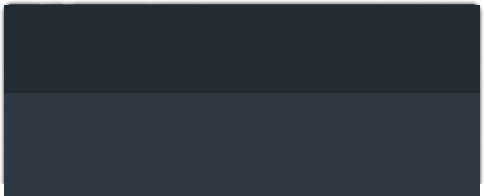
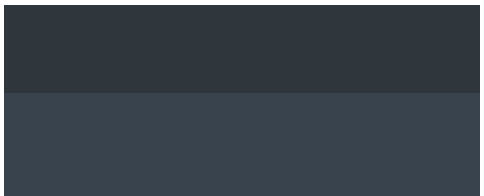
Revision of a layered w=484, h=196 image; what changed, layer by layer:
"Group 1": opacity 100% → 95% over [4, 0, 480, 196]
hid "Layer 0" over [0, 0, 484, 196]
